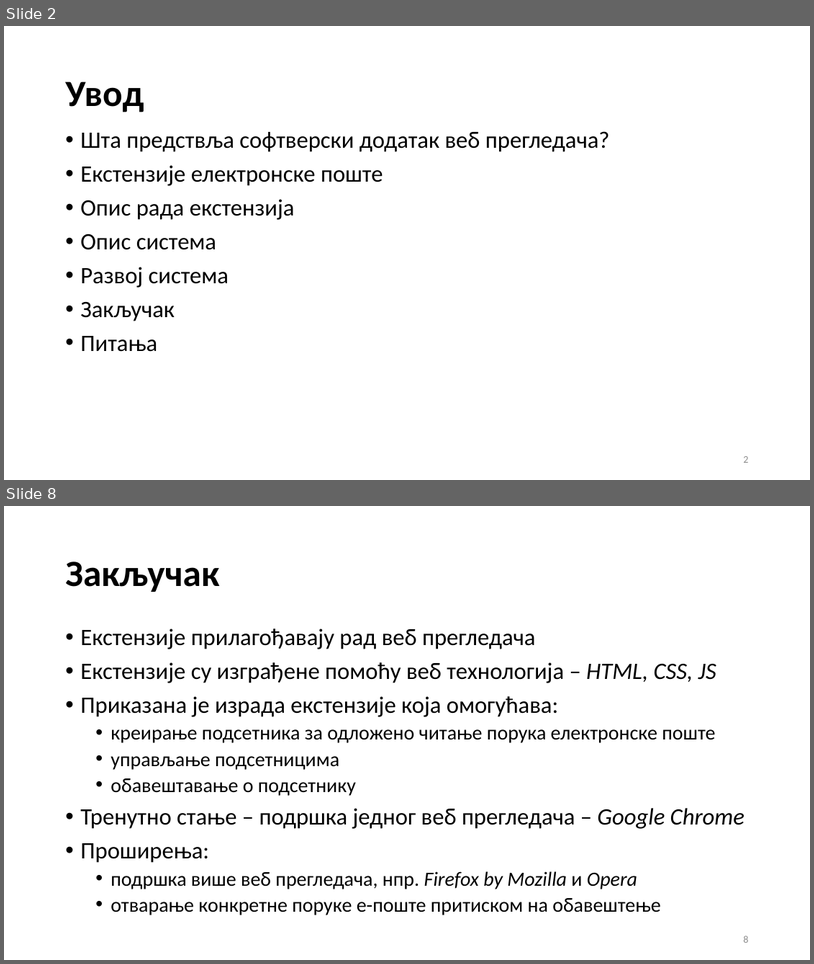
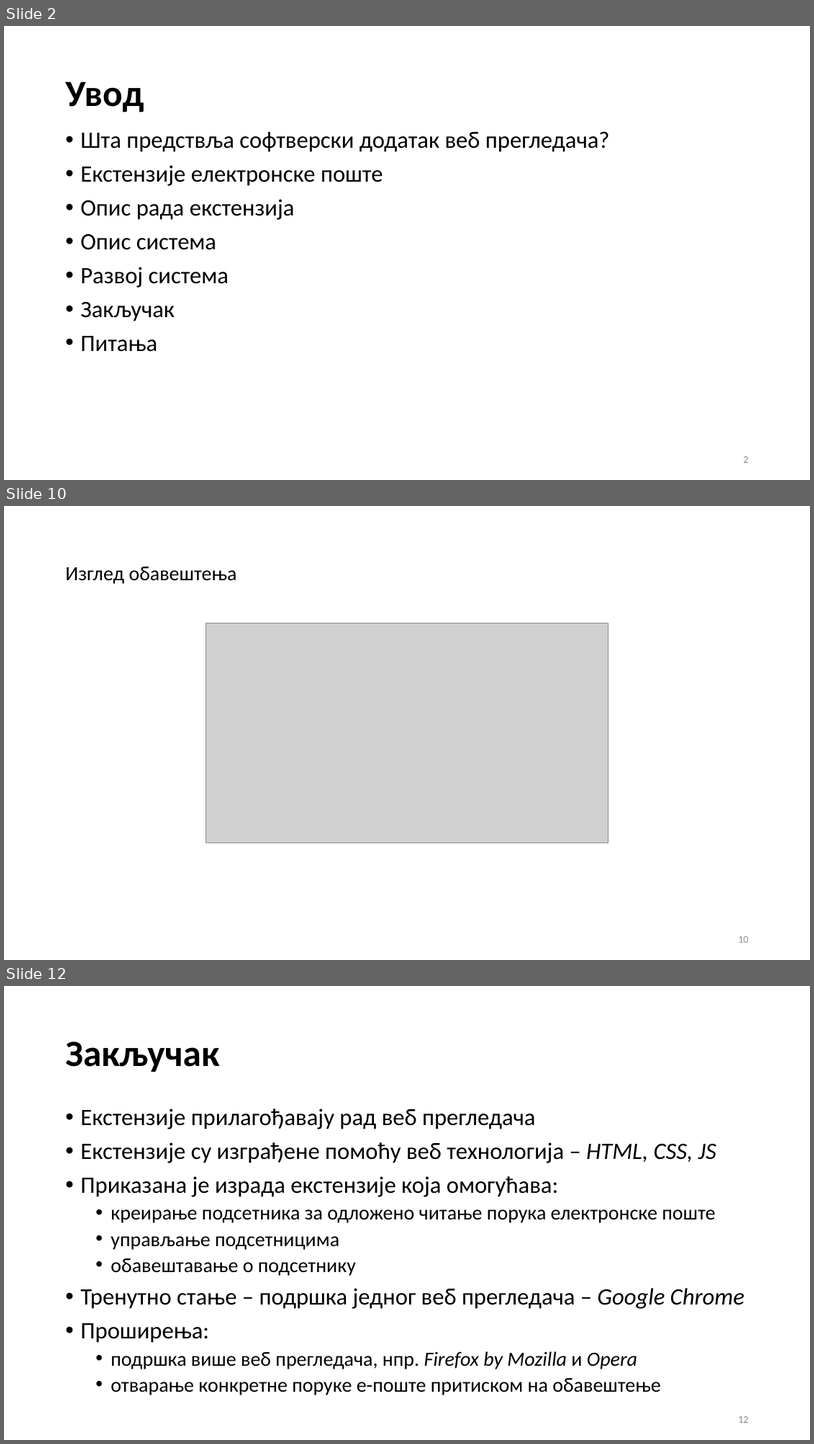
Before and after one commit to alebogi/remind_me_later_extension, a slide deck: Aleksandra Bogicevic 170390.pptx. Shown one above the other, each under a label of ours: slides 2 and 8 before the commit, slides 2, 10 and 12 after it; the slides between them are not shown. The pictures are 814x964 and 814x1444 pixels, drawn with LibreOffice and Linux fonts; fonts in the diff are those of the drawing; grey boxes stand for pictures. Boxes give left, top, right and bottom in pixels: in the first picture for what was removed or moved away, otherwise in the second. Text is boxed around its words. In the diff, an @@ line names an element or a change of style, - is before the commit and + after.

```diff
--- a/Aleksandra Bogicevic 170390.pptx
+++ b/Aleksandra Bogicevic 170390.pptx
@@ slide 10 added at (4, 506, 810, 960), background #FFFFFF @@
@@ title added at (65, 566, 237, 584), 24 pt, text #000000 @@
+Изглед обавештења
@@ picture added at (206, 623, 608, 842) @@
@@ page number added at (738, 936, 748, 942), 12 pt, text #8C8C8C @@
+10
@@ what was slide 8 is now slide 12 @@
@@ page number at (738, 1416, 748, 1422): text changed @@
-8
+12
```
Also in this commit, not shown: 6 slides changed, 3 other slides added, 1 other file.
